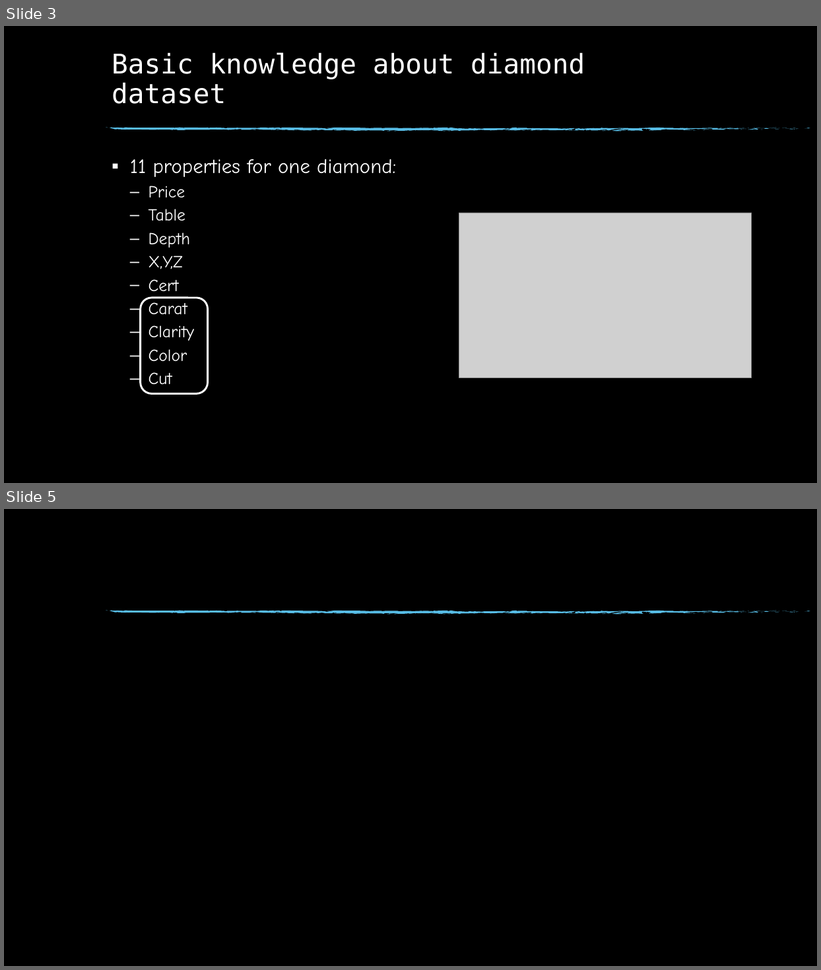
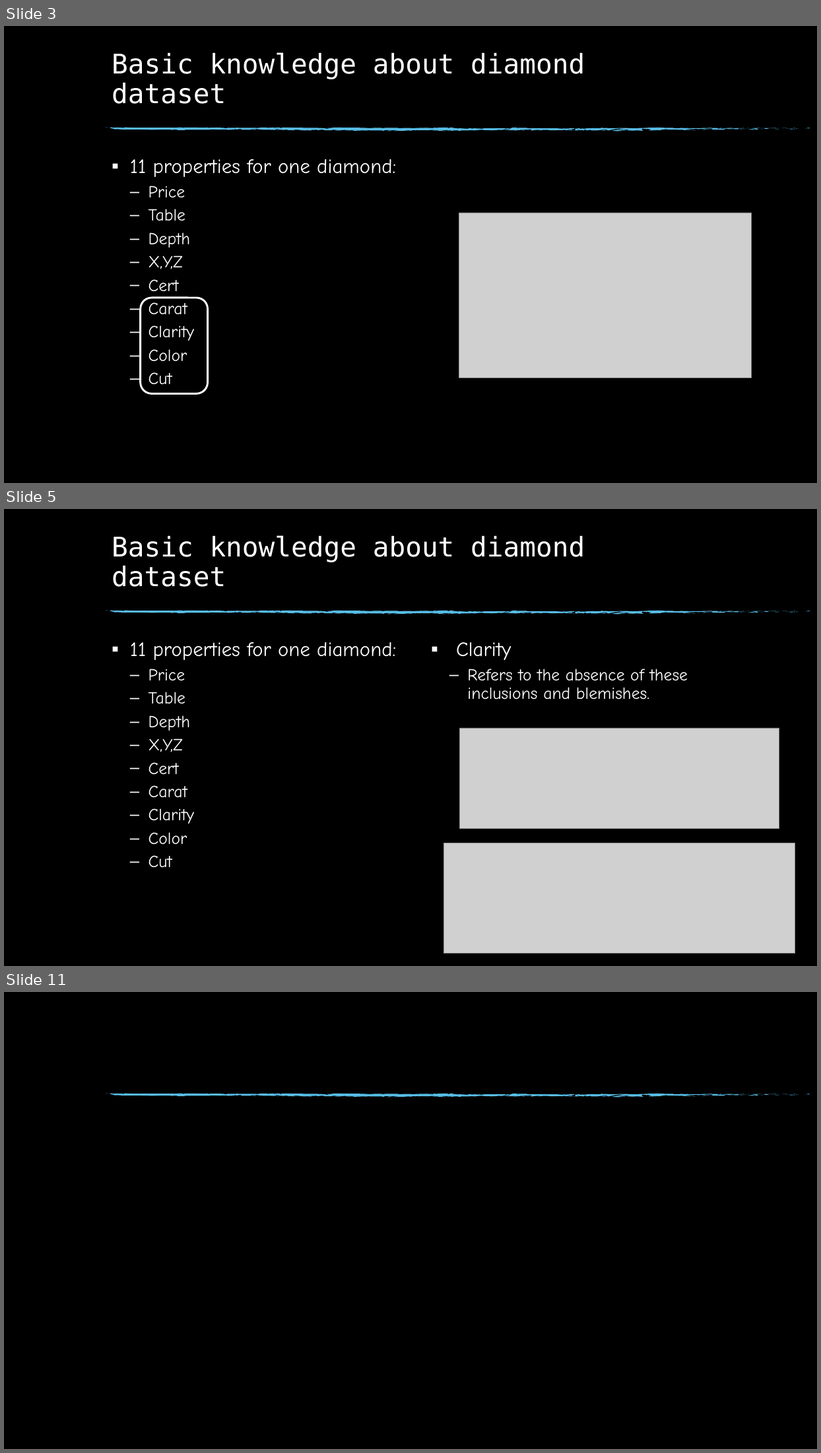
Before and after one commit to git874997967/graduate, a slide deck: diamonds.pptx. Shown one above the other, each under a label of ours: slides 3 and 5 before the commit, slides 3, 5 and 11 after it; the slides between them are not shown. The pictures are 821x970 and 821x1453 pixels, drawn with LibreOffice and Linux fonts; fonts in the diff are those of the drawing; grey boxes stand for pictures; background and template pictures are left out. Boxes give left, top, right and bottom in pixels: in the first picture for what was removed or moved away, otherwise in the second. Text is boxed around its words. In the diff, an @@ line names an element or a change of style, - is before the commit and + after.

```diff
--- a/diamonds.pptx
+++ b/diamonds.pptx
@@ slide 5 added at (4,509,817,966), background picture (left out); not listed: 74 template elements that a slide beside it also shows @@
@@ title added at (112,535,585,587), 32 pt, text #FFFFFF @@
+Basic knowledge about diamond dataset
@@ text added at (130,642,396,868), 20 pt, text #FFFFFF @@
+▪ 11 properties for one diamond:
+  – Price
+  – Table
+  – Depth
+  – X,Y,Z
+  – Cert
+  – Carat
+  – Clarity
+  – Color
+  – Cut
@@ text added at (456,642,688,700), 20 pt, text #FFFFFF @@
+▪ Clarity
+  – Refers to the absence of these inclusions and blemishes.
@@ picture added at (459,728,780,828) @@
@@ picture added at (444,843,795,954) @@
@@ what was slide 5 is now slide 11 @@
```
Also in this commit, not shown: 2 slides changed, 5 other slides added, 1 other file.
